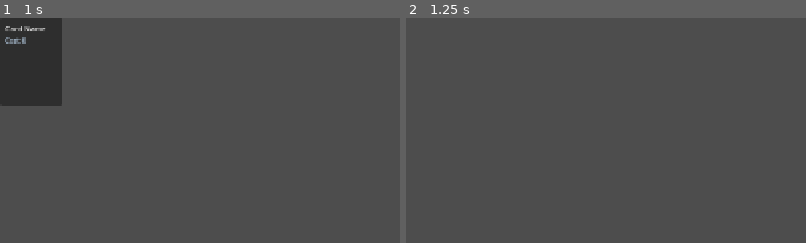
Above: before the commit, frames 1-2 (left to right).
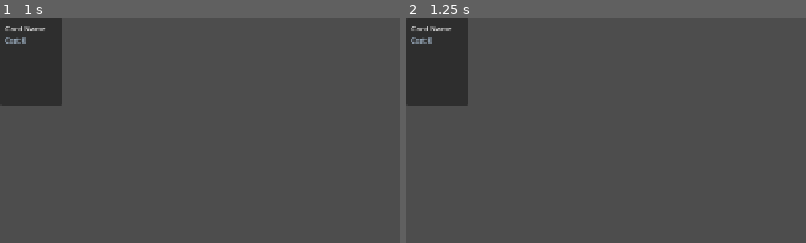
Above: after the commit, the same moments.

Repository: IzzetNecu/deckbuilderTool
Game: Godot game, scene res://scenes/combat/Card.tscn
The game is run twice, just before and just after one commit, with the same random seed, the same clock (stepped at 60 frames per second) and the same inputs. This scene is started directly instead of the project's main scene.
Inputs (mouse positions are % of the whole screen's width and height, from its top left):
- Up to frame 1 (1 s): tap Enter at 0.5 s; drag from (4, 10) to (60, 28) at 0.52 s
- Up to frame 2 (1.25 s): no input
The pictures show only the part of the screen within x 0-50%, y 0-50%; the shares and areas given below are measured in that part.

Frame 1 is identical in both runs. In frame 2, 6.0% of the frame differs, in the area x 0-16%, y 0-40%.

Commit message:
updated combat ui zoom in card

Diff:
--- a/game/scenes/combat/Card.gd
+++ b/game/scenes/combat/Card.gd
@@ -1,6 +1,7 @@
 extends Panel
+class_name CombatCard
 
-static var active_zoomed_card = null
+signal preview_requested(card_data: Dictionary)
 
 var card_data: Dictionary = {}
 var combat_manager: Node = null
@@ -8,6 +9,7 @@
 
 var is_dragging: bool = false
 var is_zoomed: bool = false
+var preview_only: bool = false
 var pending_click: bool = false
 var press_position: Vector2 = Vector2.ZERO
 var drag_offset: Vector2 = Vector2.ZERO
@@ -17,7 +19,6 @@
 var original_scale: Vector2 = Vector2.ONE
 
 const DRAG_THRESHOLD := 14.0
-const ZOOM_SCALE := Vector2(2.2, 2.2)
 
 @onready var name_label: Label = $VBox/NameLabel
 @onready var cost_label: Label = $VBox/CostLabel
@@ -29,10 +30,6 @@
 	name_label.mouse_filter = Control.MOUSE_FILTER_IGNORE
 	cost_label.mouse_filter = Control.MOUSE_FILTER_IGNORE
 	effects_label.mouse_filter = Control.MOUSE_FILTER_IGNORE
-
-func _exit_tree() -> void:
-	if active_zoomed_card == self:
-		active_zoomed_card = null
 
 func setup(data: Dictionary, mgr: Node, enemy: Node) -> void:
 	card_data = data
@@ -49,6 +46,12 @@
 func refresh_display() -> void:
 	effects_label.text = _get_effects_text()
 
+func set_preview_mode(enabled: bool) -> void:
+	preview_only = enabled
+	is_zoomed = enabled
+	mouse_filter = Control.MOUSE_FILTER_IGNORE if enabled else Control.MOUSE_FILTER_STOP
+	refresh_display()
+
 func _get_effects_text() -> String:
 	if combat_manager:
 		return combat_manager.get_card_text(card_data, "player", is_zoomed)
@@ -63,6 +66,8 @@
 	return combat_manager.player_energy >= card_data.get("cost", 0) and combat_manager.current_phase == CombatManager.Phase.PLAY
 
 func _gui_input(event: InputEvent) -> void:
+	if preview_only:
+		return
 	if event is InputEventMouseButton:
 		if event.button_index == MOUSE_BUTTON_LEFT:
 			if event.pressed:
@@ -74,16 +79,17 @@
 					_release_drag(event.global_position)
 				elif pending_click:
 					pending_click = false
-					_toggle_zoom()
+					preview_requested.emit(card_data)
 					accept_event()
 
 func _input(event: InputEvent) -> void:
+	if preview_only:
+		return
 	if event is InputEventMouseMotion:
 		if pending_click and not is_dragging and _can_afford():
 			if event.global_position.distance_to(press_position) >= DRAG_THRESHOLD:
 				pending_click = false
-				if is_zoomed:
-					_collapse_zoom()
+				_dismiss_preview()
 				_start_drag(press_position)
 				global_position = event.global_position + drag_offset
 				_check_hover(event.global_position)
@@ -121,6 +127,7 @@
 			played = combat_manager.play_card(card_data, "self")
 
 	if played:
+		_dismiss_preview()
 		queue_free()
 	else:
 		_snap_back()
@@ -141,53 +148,10 @@
 	position = Vector2.ZERO
 	refresh_display()
 
-func _toggle_zoom() -> void:
-	if is_dragging:
-		return
-	if is_zoomed:
-		_collapse_zoom()
-	else:
-		_expand_zoom()
-
-func _expand_zoom() -> void:
-	if is_zoomed:
-		return
-	if is_instance_valid(active_zoomed_card) and active_zoomed_card != self:
-		active_zoomed_card._collapse_zoom()
-	is_zoomed = true
-	active_zoomed_card = self
-	original_parent = get_parent()
-	original_index = get_index()
-	original_position = global_position
-	original_scale = scale
-	var canvas = get_tree().current_scene
-	original_parent.remove_child(self)
-	canvas.add_child(self)
-	scale = ZOOM_SCALE
-	z_index = 200
-	global_position = _get_zoom_position()
-	refresh_display()
-
-func _collapse_zoom() -> void:
-	if not is_zoomed:
-		return
-	is_zoomed = false
-	if active_zoomed_card == self:
-		active_zoomed_card = null
-	if get_parent():
-		get_parent().remove_child(self)
-	original_parent.add_child(self)
-	if original_index >= 0:
-		original_parent.move_child(self, mini(original_index, original_parent.get_child_count() - 1))
-	scale = original_scale
-	z_index = 0
-	position = Vector2.ZERO
-	refresh_display()
-
-func _get_zoom_position() -> Vector2:
-	var viewport_rect = get_viewport_rect()
-	var scaled_size = size * ZOOM_SCALE
-	return (viewport_rect.size - scaled_size) * 0.5
+func _dismiss_preview() -> void:
+	var scene = get_tree().current_scene
+	if scene and scene.has_method("hide_card_preview"):
+		scene.hide_card_preview()
 
 func _is_over_node(target_node: Control, global_pos: Vector2) -> bool:
 	var rect = Rect2(target_node.global_position, target_node.size)
--- a/game/scenes/combat/CombatScene.gd
+++ b/game/scenes/combat/CombatScene.gd
@@ -6,12 +6,18 @@
 @onready var enemy_area: Control = $Battlefield/EnemyArea
 @onready var end_turn_btn: Button = $HUD/EndTurnButton
 @onready var phase_label: Label = $HUD/TopLeft/PhaseLabel
+@onready var hud_layer: CanvasLayer = $HUD
 
 var card_scene = preload("res://scenes/combat/Card.tscn")
 var combatant_panel_scene = preload("res://scenes/combat/CombatantPanel.tscn")
 var player_panel_instance: Control = null
 var enemy_panel_instance: Control = null
 var current_player_data: Dictionary = {}
+var preview_overlay: Control = null
+var preview_card_holder: Control = null
+var preview_card_node: CombatCard = null
+var preview_card_id: String = ""
+const PREVIEW_SCALE := Vector2(2.2, 2.2)
 
 func _ready() -> void:
 	combat_manager.phase_changed.connect(_on_phase_changed)
@@ -21,6 +27,7 @@
 	combat_manager.combat_ended.connect(_on_combat_ended)
 
 	end_turn_btn.pressed.connect(_on_end_turn_pressed)
+	_setup_preview_overlay()
 
 	current_player_data = GameData.get_player(GameState.player_id)
 
@@ -65,6 +72,7 @@
 			end_turn_btn.disabled = true
 
 func _on_hand_updated(hand: Array) -> void:
+	hide_card_preview()
 	for child in hand_container.get_children():
 		child.queue_free()
 
@@ -72,6 +80,7 @@
 		var card_node = card_scene.instantiate()
 		hand_container.add_child(card_node)
 		card_node.setup(card_data, combat_manager, enemy_panel_instance)
+		card_node.preview_requested.connect(_on_card_preview_requested)
 
 func _on_enemy_intent_updated(intent_slots: Array) -> void:
 	if enemy_panel_instance:
@@ -109,6 +118,7 @@
 	return combat_manager.get_display_buffs("enemy")
 
 func _on_end_turn_pressed() -> void:
+	hide_card_preview()
 	combat_manager.end_turn()
 
 func _on_combat_ended(victory: bool) -> void:
@@ -127,3 +137,54 @@
 	canvas_layer.add_child(loot_scene)
 	add_child(canvas_layer)
 	loot_scene.setup(combat_manager.enemy_data.get("lootTable", []))
+
+func hide_card_preview() -> void:
+	if is_instance_valid(preview_card_node):
+		preview_card_node.queue_free()
+	preview_card_node = null
+	preview_card_id = ""
+	if preview_overlay:
+		preview_overlay.visible = false
+
+func _on_card_preview_requested(card_data: Dictionary) -> void:
+	var requested_card_id = str(card_data.get("id", ""))
+	if preview_overlay and preview_overlay.visible and requested_card_id == preview_card_id:
+		hide_card_preview()
+		return
+
+	hide_card_preview()
+	preview_card_id = requested_card_id
+	preview_overlay.visible = true
+
+	var preview_card = card_scene.instantiate()
+	preview_card_holder.add_child(preview_card)
+	preview_card.setup(card_data, combat_manager, enemy_panel_instance)
+	preview_card.set_preview_mode(true)
+	preview_card.scale = PREVIEW_SCALE
+	var preview_size = preview_card.custom_minimum_size * PREVIEW_SCALE
+	preview_card.position = (preview_overlay.get_viewport_rect().size - preview_size) * 0.5
+	preview_card_node = preview_card
+
+func _setup_preview_overlay() -> void:
+	preview_overlay = Control.new()
+	preview_overlay.set_anchors_preset(Control.PRESET_FULL_RECT)
+	preview_overlay.mouse_filter = Control.MOUSE_FILTER_STOP
+	preview_overlay.visible = false
+
+	var backdrop = ColorRect.new()
+	backdrop.set_anchors_preset(Control.PRESET_FULL_RECT)
+	backdrop.color = Color(0, 0, 0, 0.55)
+	backdrop.mouse_filter = Control.MOUSE_FILTER_STOP
+	backdrop.gui_input.connect(_on_preview_backdrop_input)
+	preview_overlay.add_child(backdrop)
+
+	preview_card_holder = Control.new()
+	preview_card_holder.set_anchors_preset(Control.PRESET_FULL_RECT)
+	preview_card_holder.mouse_filter = Control.MOUSE_FILTER_IGNORE
+	preview_overlay.add_child(preview_card_holder)
+
+	hud_layer.add_child(preview_overlay)
+
+func _on_preview_backdrop_input(event: InputEvent) -> void:
+	if event is InputEventMouseButton and event.button_index == MOUSE_BUTTON_LEFT and event.pressed:
+		hide_card_preview()
Not shown, added: specs/FUTURE_IDEAS_TEMPLATE.md
Not shown, added: specs/implemented/spec_elemental.md
